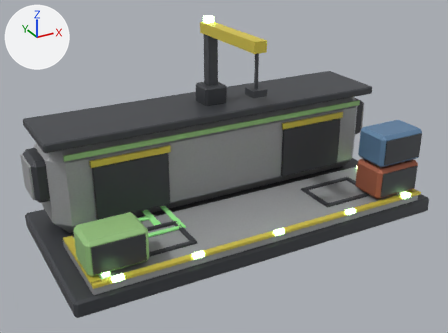
Renders of the FBX model SpaceStation/Assets/_Project/Art/Models/Modules/SM_CargoTerminal.fbx from each side of a commit.
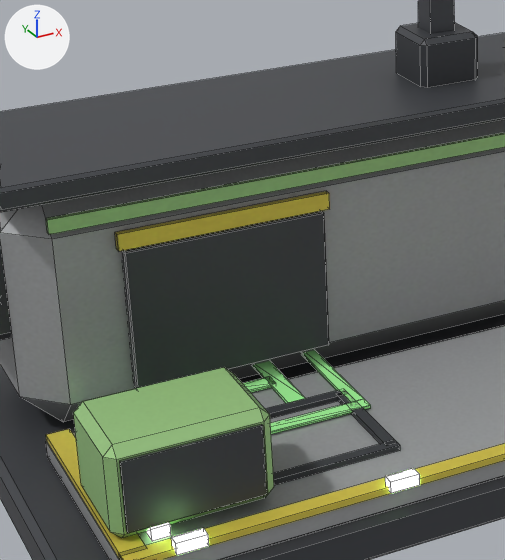
Each version is shown whole from a camera (50 mm lens) standing at (-1.873, -2.408, 1.105) and looking at (-0.57, -0.039, -0.08), then close up on the part from 10% to 53% of the width and 22% to 86% of the height. Lighting does not change. The marker at upper left points along +X, +Y and +Z. The first two pictures are the older version. The close-ups show mesh edges as thin lines. Where no turn or scale is listed for an object, it has been applied to the vertices. Vertices at exactly the same position are counted once.

The first close-up shows 'CargoLights', 'Emblem_CargoTerminal', 'SMN_CargoTerminal'.
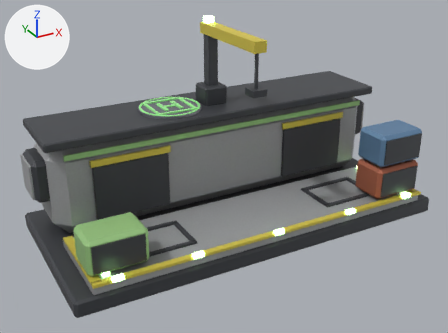
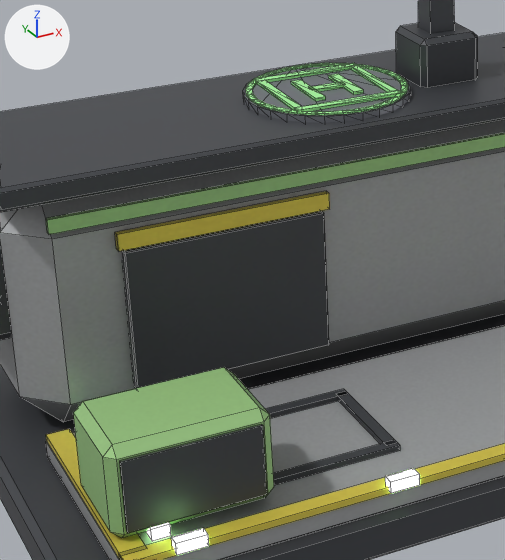
Diff of the bpy script that builds the scene:
```diff
--- a/SpaceStation/Assets/_Project/Art/Models/Modules/SM_CargoTerminal.fbx.py
+++ b/SpaceStation/Assets/_Project/Art/Models/Modules/SM_CargoTerminal.fbx.py
@@ mat_hulldark @@
+mat_hulldark = principled_material('HullDark')
+mat_hulldark.base_color = (0.22, 0.23, 0.26)  # grey #81848b
+mat_hulldark.metallic = 0.5
@@ me_emblem_cargoterminal @@
 # used by ob_emblem_cargoterminal; location = (0.0, 0.0, 0.0)
-me_emblem_cargoterminal.from_pydata(...)  # 48 vertices, 84 faces; spans x -1.166..-0.834, y -0.166..0.166, z -0.277..-0.271
+me_emblem_cargoterminal.from_pydata(...)  # 216 vertices, 528 faces; spans x -0.882..-0.578, y 0.058..0.362, z 0.156..0.178
+# me_emblem_cargoterminal part 1: a new loose piece, a 28-sided cylinder along z spanning x -0.882..-0.578, y 0.058..0.362, z 0.156..0.172, in mat_hulldark (grey #81848b)
+# me_emblem_cargoterminal part 2: the loose piece of 24 vertices spanning x -1.166..-0.834, y -0.166..0.166, z -0.277..-0.271 is scaled about its middle by (0.612, 0.612, 1), then moved by (0.27, 0.21, 0.449)
+# me_emblem_cargoterminal part 3: a new loose piece, a box spanning x -0.7774..-0.7576, y 0.1549..0.2651, z 0.172..0.178, in mat_fx_fluorgreen (green #aaffa0)
+# me_emblem_cargoterminal part 4: a new loose piece, a box spanning x -0.7025..-0.6826, y 0.1549..0.2651, z 0.172..0.178, in mat_fx_fluorgreen (green #aaffa0)
+# me_emblem_cargoterminal part 5: a new loose piece, a box spanning x -0.7631..-0.6969, y 0.2012..0.2188, z 0.172..0.178, in mat_fx_fluorgreen (green #aaffa0)
+# me_emblem_cargoterminal part 6: a new loose piece of 112 vertices spanning x -0.877..-0.583, y 0.063..0.357, z 0.172..0.175, in mat_fx_fluorgreen (green #aaffa0)
+# me_emblem_cargoterminal part 7: the loose piece of 8 vertices spanning x -0.955..-0.923, y -0.09..0.09, z -0.277..-0.271 is deleted
+# me_emblem_cargoterminal part 8: the loose piece of 8 vertices spanning x -1.054..-0.946, y -0.014..0.014, z -0.277..-0.271 is deleted
+# other edits to the shape of me_emblem_cargoterminal do not show in these pictures
 me_emblem_cargoterminal.materials.append(mat_fx_fluorgreen)
+me_emblem_cargoterminal.materials.append(mat_hulldark)  # grey #81848b
```

Where the change shows, as pixel boxes (x1, y1, x2, y2) in the close-ups (505 x 560 px; the box of a moved part takes in the faces that stretch with it):
'Emblem_CargoTerminal', reshaped
    before: (243, 350, 371, 434)
    after: (243, 63, 411, 123)
part 1 of me_emblem_cargoterminal, added
    after: (243, 66, 411, 123)
part 2 of me_emblem_cargoterminal, moved or reshaped
    before: (270, 350, 371, 434)
    after: (254, 63, 402, 112)
part 3 of me_emblem_cargoterminal, added
    after: (291, 80, 326, 101)
part 4 of me_emblem_cargoterminal, added
    after: (328, 74, 364, 95)
part 5 of me_emblem_cargoterminal, added
    after: (310, 82, 343, 92)
part 6 of me_emblem_cargoterminal, added (green)
    after: (245, 63, 408, 115)
part 7 of me_emblem_cargoterminal, deleted (green)
    before: (252, 361, 306, 403)
part 8 of me_emblem_cargoterminal, deleted
    before: (243, 377, 275, 392)
